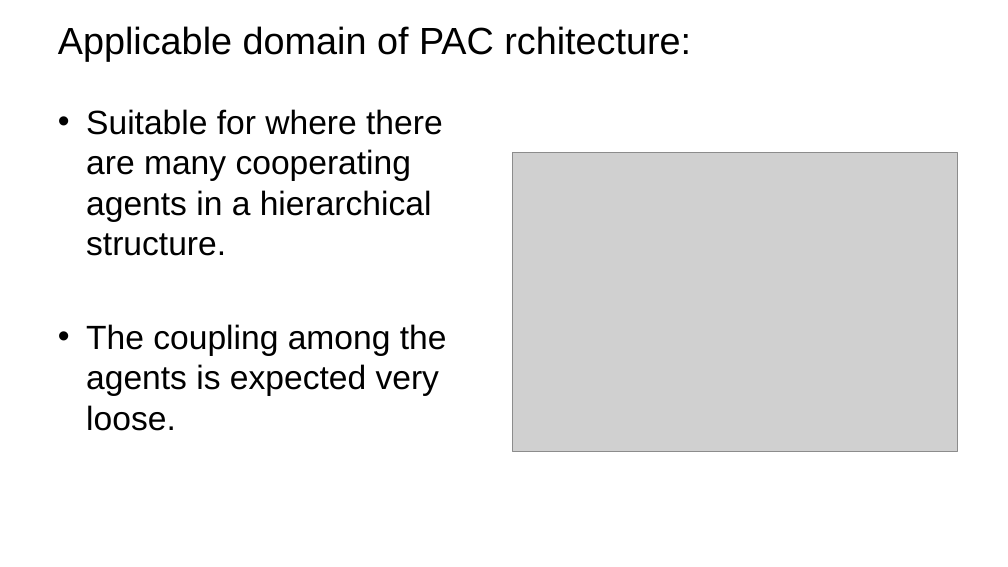
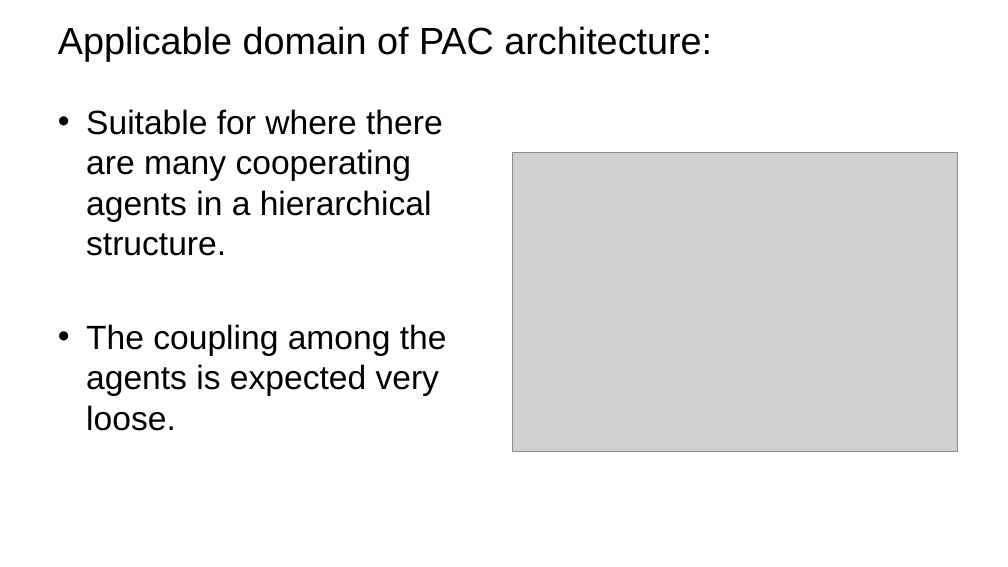
Before and after one commit to anh1901/SE1406_SWD391_Team7_PetCare_ProductDescription, a slide deck: slide 13 of Submission/Interaction_PAC_v1.pptx. Drawn at 1008x567 pixels with LibreOffice and Linux fonts; fonts in the diff are those of the drawing; grey boxes stand for pictures; background and template pictures are left out. Boxes give left, top, right and bottom in pixels: in the first picture for what was removed or moved away, otherwise in the second. Text is boxed around its words. In the diff, an @@ line names an element or a change of style, - is before the commit and + after.

```diff
--- a/Submission/Interaction_PAC_v1.pptx
+++ b/Submission/Interaction_PAC_v1.pptx
@@ title at (58, 26, 712, 62): text changed @@
-Applicable domain of PAC rchitecture:
+Applicable domain of PAC architecture:
```
Also in this commit, not shown: 58 other files.
